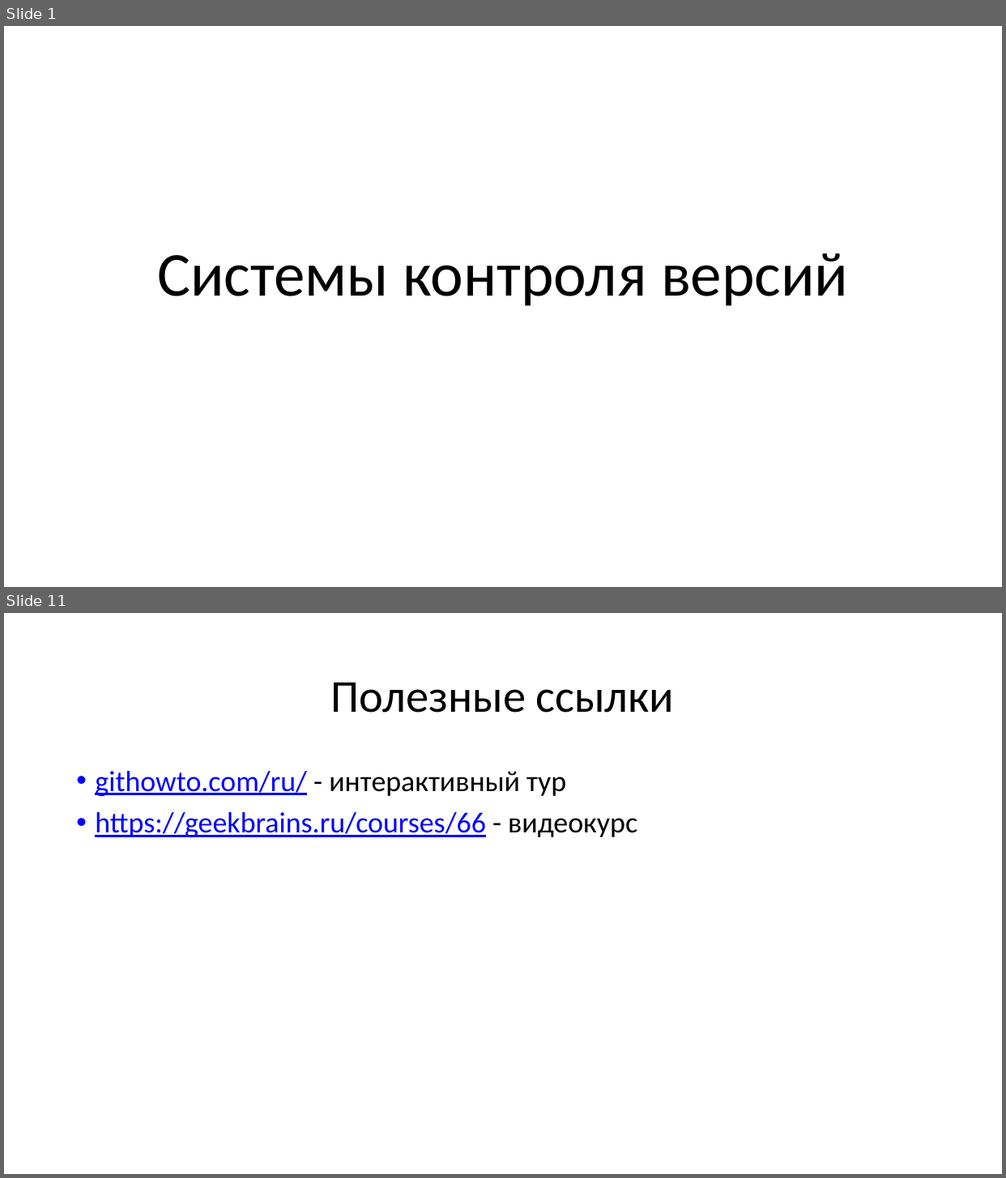
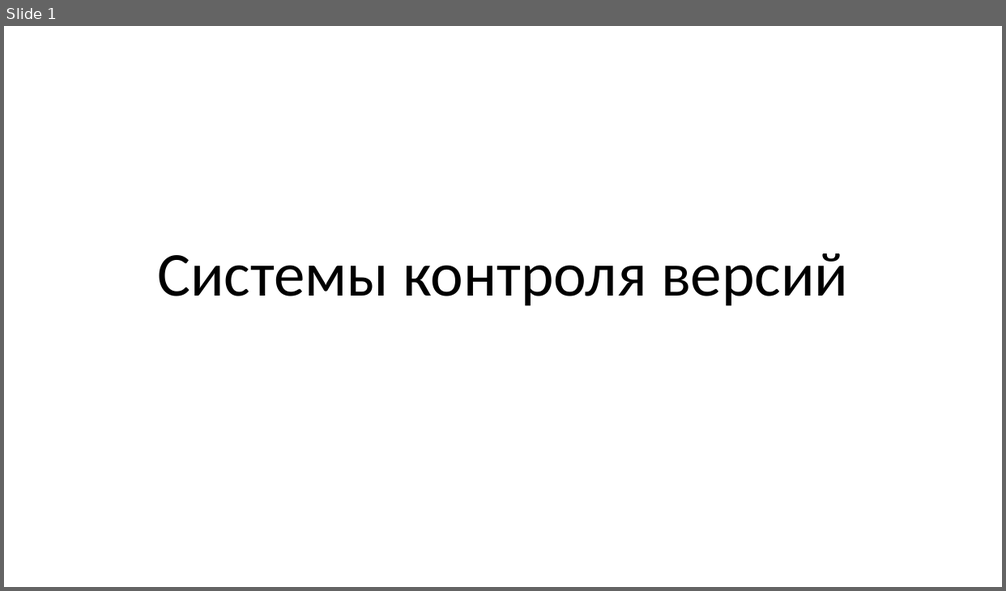
Before and after one commit to waxlight/presentation, a slide deck: Системы контроля версий.pptx. Shown one above the other, each under a label of ours: slides 1 and 11 before the commit, slide 1 after it; the slides between them are not shown. The pictures are 1006x1178 and 1006x591 pixels, drawn with LibreOffice and Linux fonts; fonts in the diff are those of the drawing. Boxes give left, top, right and bottom in pixels: in the first picture for what was removed or moved away, otherwise in the second. Text is boxed around its words. In the diff, an @@ line names an element or a change of style, - is before the commit and + after.

```diff
--- a/Системы контроля версий.pptx
+++ b/Системы контроля версий.pptx
@@ slide 11 removed at (4, 613, 1002, 1174), background #FFFFFF @@
@@ title removed at (331, 682, 674, 713) @@
-Полезные ссылки
@@ text removed at (95, 771, 637, 837) @@
-• githowto.com/ru/ - интерактивный тур
-• https://geekbrains.ru/courses/66 - видеокурс
```
Also in this commit, not shown: 9 other slides removed.
